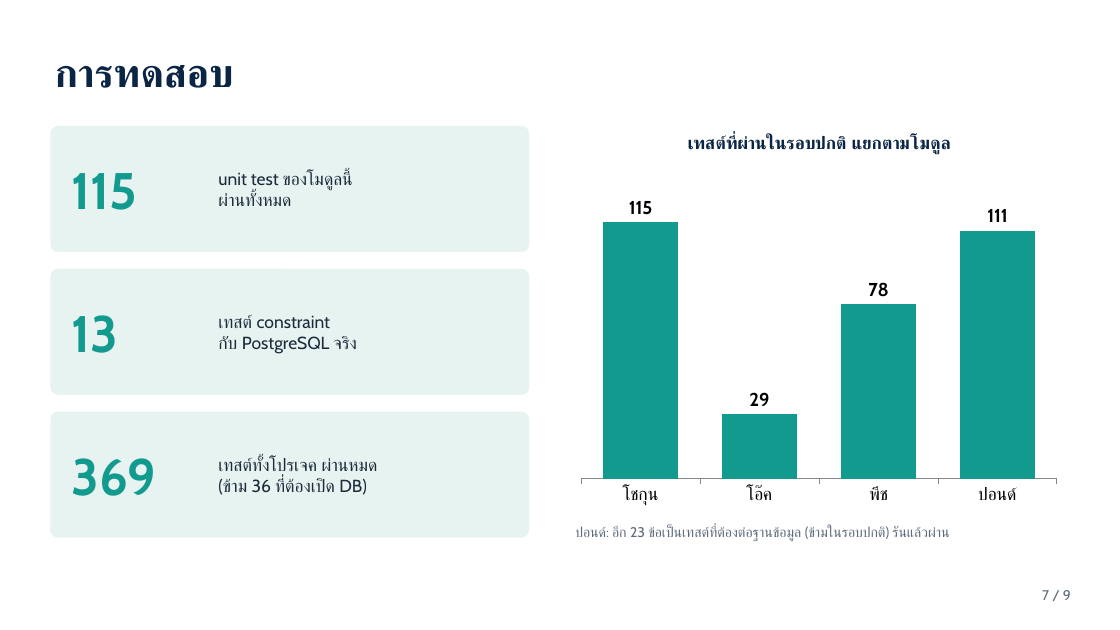
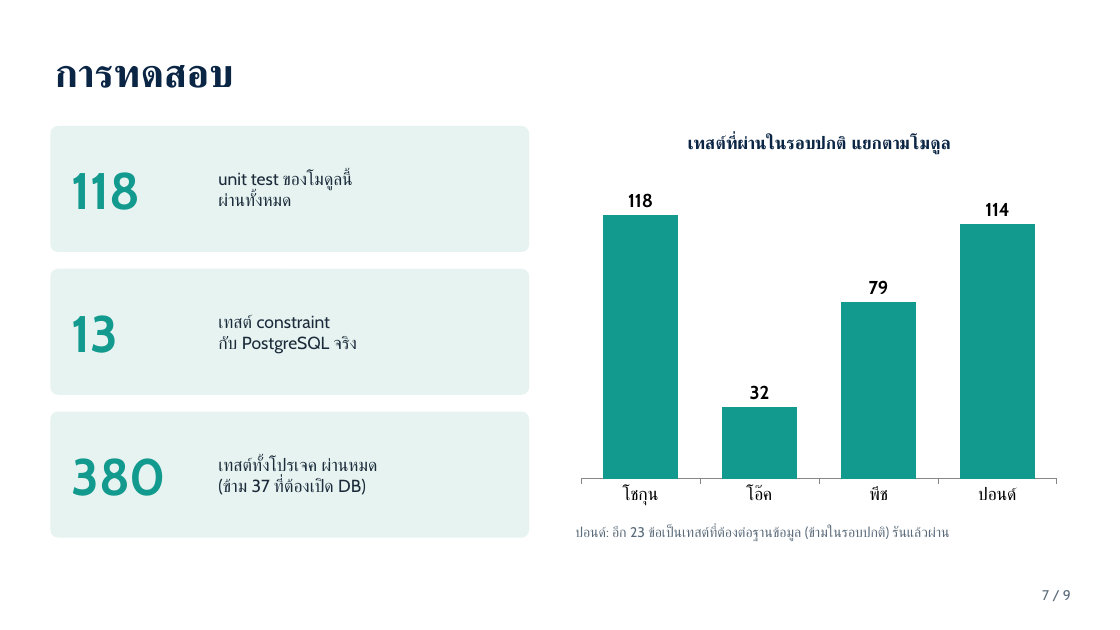
Before and after one commit to Oakiez/Laundry-Hub, a slide deck: slide 7 of doc/slide/shogun-payment-notification.pptx. Drawn at 1120x630 pixels with LibreOffice and Linux fonts; fonts in the diff are those of the drawing. Boxes give left, top, right and bottom in pixels: in the first picture for what was removed or moved away, otherwise in the second. Text is boxed around its words. In the diff, an @@ line names an element or a change of style, - is before the commit and + after.

```diff
--- a/doc/slide/shogun-payment-notification.pptx
+++ b/doc/slide/shogun-payment-notification.pptx
@@ column chart at bbox=[571, 118, 1067, 513] @@
-Series 1: 115, 29, 78, 111
+Series 1: 118, 32, 79, 114
@@ text at bbox=[71, 172, 140, 210]: text changed @@
-115
+118
@@ text at bbox=[71, 458, 166, 496]: text changed @@
-369
+380
@@ text at bbox=[218, 457, 378, 495]: text changed @@
-เทสต์ทั้งโปรเจค ผ่านหมด
-(ข้าม 36 ที่ต้องเปิด DB)
+เทสต์ทั้งโปรเจค ผ่านหมด
+(ข้าม 37 ที่ต้องเปิด DB)
```
Also in this commit, not shown: 1 other slide changed, 8 other files.
